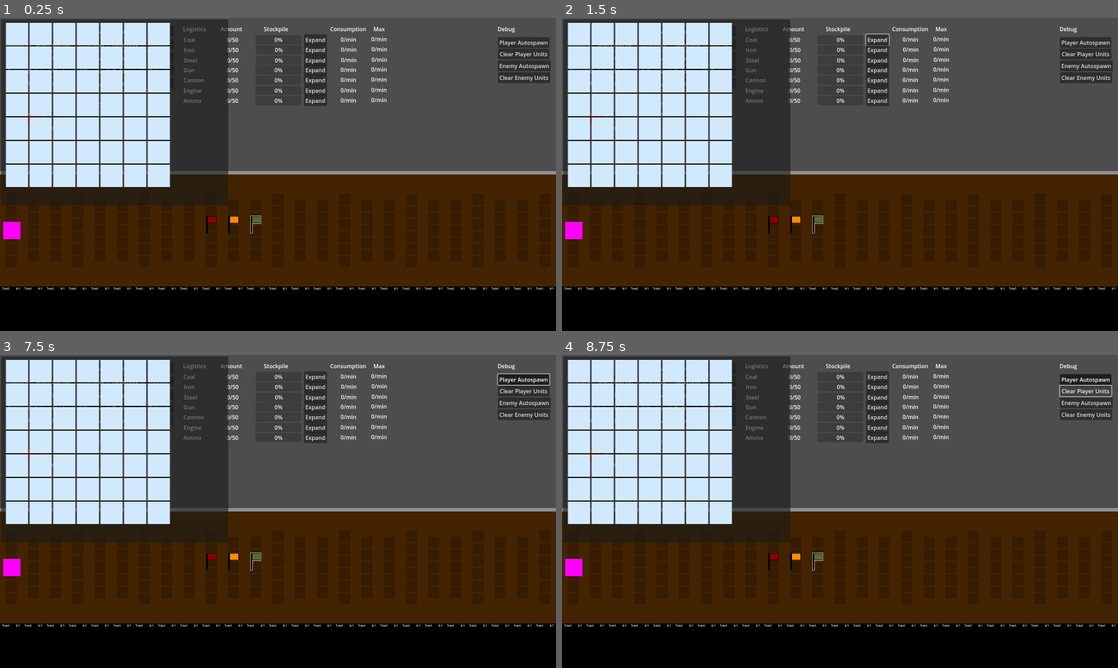
Above: before the commit, frames 1-4 (two rows, left to right).
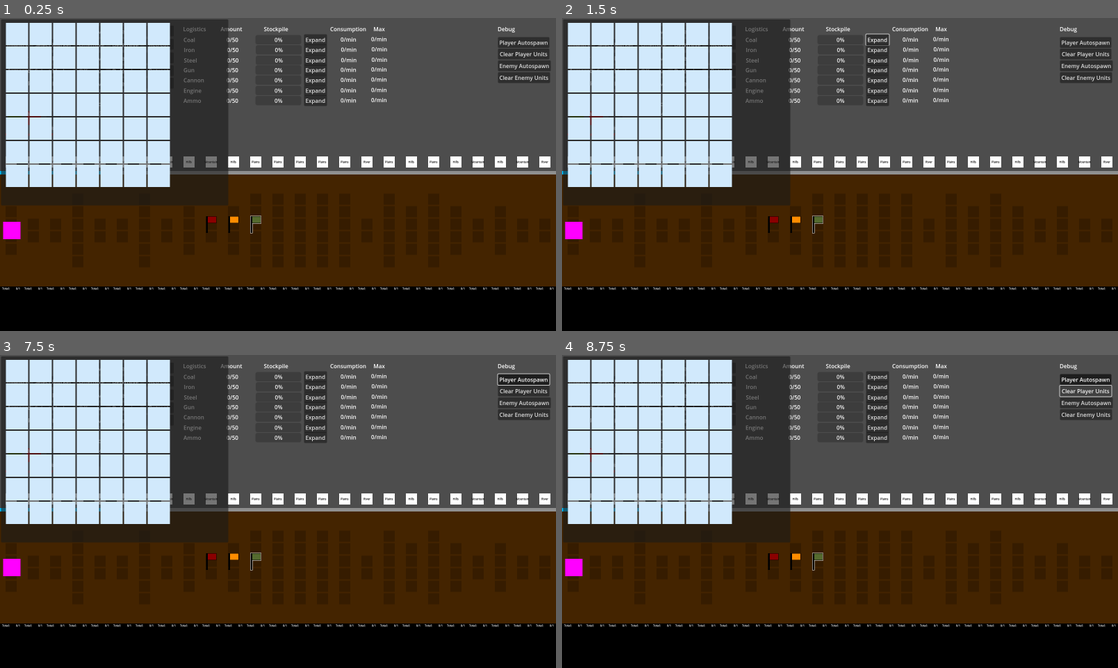
Above: after the commit, the same moments.

Repository: dwlee0802/AttritionWarfare
Game: Godot game, scene res://Scenes/game.tscn
Same seed, same stepped clock (60 frames per second), same inputs: the game is played once before the commit and once after it.
Inputs:
- Up to frame 1 (0.25 s): no input
- Up to frame 2 (1.5 s): click "Expand" at 0.5 s; click "Offensive" at 1.25 s
- Up to frame 3 (7.5 s): click "Defensive" at 2 s; click "Retreat" at 2.75 s; click "Select Marker" at 3.5 s; click "0" at 4.25 s; click "0" at 5 s; click "0" at 5.75 s; click "Build" at 6.5 s; click "Player Autospawn" at 7.25 s
- Up to frame 4 (8.75 s): click "Clear Player Units" at 8 s

The runs differ from the first frame. In frame 1, 1.4% of the frame differs, in the area x 0-99%, y 44-50%; in frame 2, 1.4%; in frame 3, 1.4%; in frame 4, 1.4%.

Commit message:
Making block modifiers.

Diff:
--- a/Data/Modifiers/mountain.tres
+++ b/Data/Modifiers/mountain.tres
@@ -9,6 +9,6 @@
 type = 5
 cost = 0
 requiresType = 9
-slotChange = -4
+slotChange = -3
 coalDeposit = false
 ironDeposit = false
--- a/Data/Modifiers/plains.tres
+++ b/Data/Modifiers/plains.tres
@@ -9,6 +9,6 @@
 type = 7
 cost = 0
 requiresType = 9
-slotChange = 2
+slotChange = 1
 coalDeposit = false
 ironDeposit = false
--- a/Scripts/Block.gd
+++ b/Scripts/Block.gd
@@ -55,6 +55,8 @@
 
 # temporary testing values
 @export var modifiers = []
+
+var modifierIconScene = load("res://Scenes/block_modifier_icon.tscn")
 
 var canBuildCoal: bool = false
 var canBuildIron: bool = false
@@ -219,6 +221,17 @@
 		captureState = Enums.BlockState.Enemy
 
 
+func UpdateCaptureStateIndicator():
+	if captureState == Enums.BlockState.Player:
+		captureStatusTexture.self_modulate = Color.DEEP_SKY_BLUE
+
+	if captureState == Enums.BlockState.Enemy:
+		captureStatusTexture.self_modulate = Color.DARK_RED
+
+	if captureState == Enums.BlockState.Neutral:
+		captureStatusTexture.self_modulate = Color.GRAY
+
+
 func UpdateIndustryIcon():
 	if industry != null:
 		industryIcon.visible = true
@@ -321,13 +334,22 @@
 func AddModifier(mod: Modifier):
 	modifiers.append(mod)
 
+	var newModifierIcon = modifierIconScene.instantiate()
+
+	# temporary label update
+	newModifierIcon.get_node("TempLabel").text = mod.name
+
+	industryIcon.add_sibling(newModifierIcon)
+
 	canBuildCoal = mod.coalDeposit
 	canBuildIron = mod.ironDeposit
 
 	if mod.slotChange < 0:
-		for i in range(abs(mod.slotChange)):
-			if slotContainer.get_child_count() > 1:
-				slotContainer.get_child(0).queue_free()
+		# how much to remove
+		var removeCount = mod.slotChange
+		if slotContainer.get_child_count() > abs(mod.slotChange):
+			for i in range(abs(mod.slotChange)):
+				slotContainer.get_child(i).queue_free()
 	if mod.slotChange > 0:
 		for i in range(mod.slotChange):
 			var newSlot = slotScene.instantiate()
--- a/Scripts/Enums.gd
+++ b/Scripts/Enums.gd
@@ -106,3 +106,7 @@
 	return "None"
 
 enum ModifierType {CoalDeposit, IronDeposit, Road, Bridge, River, Mountain, Tunnel, Plains, Hills, None}
+
+static func ModifierTypeToString(num):
+	if num == 0:
+		return "CoalDeposit"
--- a/Scripts/Ground.gd
+++ b/Scripts/Ground.gd
@@ -9,7 +9,11 @@
 
 @export var randomFeatures: bool = true
 
+@export var modifierOccurRate: float = 0
+
 @export var baseCombatWidth: int = 5
+
+const starting_blocks_count = 5
 
 
 # Called when the node enters the scene tree for the first time.
@@ -24,6 +28,12 @@
 		# set next
 		if i + 1 < len(blocks):
 			blocks[i].nextBlock = blocks[i + 1]
+
+	for i in range(starting_blocks_count):
+		blocks[i].captureState = Enums.BlockState.Player
+		blocks[-i-1].captureState = Enums.BlockState.Enemy
+		blocks[i].UpdateCaptureStateIndicator()
+		blocks[-i-1].UpdateCaptureStateIndicator()
 
 
 # Called every frame. 'delta' is the elapsed time since the previous frame.
@@ -42,5 +52,11 @@
 		var newBlock: Block = blockScene.instantiate()
 		blocks.append(newBlock)
 		add_child(newBlock)
-		if i % 3 == 0:
-			newBlock.AddModifier(load("res://Data/Modifiers/road.tres"))
+
+		# add terrain type modifier
+		var rng = DataManager.terrainTypeData.keys().pick_random()
+		newBlock.AddModifier(DataManager.terrainTypeData[rng])
+
+		if randf() < modifierOccurRate:
+			rng = DataManager.modifierData.keys().pick_random()
+			newBlock.AddModifier(DataManager.modifierData[rng])
--- a/Scripts/data_manager.gd
+++ b/Scripts/data_manager.gd
@@ -1,4 +1,19 @@
 extends Node
-class_name DataManager
 
-static var modifierData = []
+static var modifierData = {}
+static var MODIFIER_COUNT: int = 5
+
+static var terrainTypeData = {}
+static var TERRAIN_COUNT: int = 4
+
+static func _static_init():
+	modifierData[Enums.ModifierType.Bridge] = load("res://Data/Modifiers/bridge.tres")
+	modifierData[Enums.ModifierType.CoalDeposit] = load("res://Data/Modifiers/coal_deposit.tres")
+	modifierData[Enums.ModifierType.IronDeposit] = load("res://Data/Modifiers/iron_deposit.tres")
+	modifierData[Enums.ModifierType.Road] = load("res://Data/Modifiers/road.tres")
+	modifierData[Enums.ModifierType.Tunnel] = load("res://Data/Modifiers/tunnel.tres")
+
+	terrainTypeData[Enums.ModifierType.Hills] = load("res://Data/Modifiers/hills.tres")
+	terrainTypeData[Enums.ModifierType.Mountain] = load("res://Data/Modifiers/mountain.tres")
+	terrainTypeData[Enums.ModifierType.Plains] = load("res://Data/Modifiers/plains.tres")
+	terrainTypeData[Enums.ModifierType.River] = load("res://Data/Modifiers/river.tres")
--- a/project.godot
+++ b/project.godot
@@ -13,6 +13,10 @@
 config/name="Attrition Warfare"
 run/main_scene="res://Scenes/game.tscn"
 config/features=PackedStringArray("4.2", "GL Compatibility")
+
+[autoload]
+
+DataManager="*res://Scripts/data_manager.gd"
 
 [display]
 
